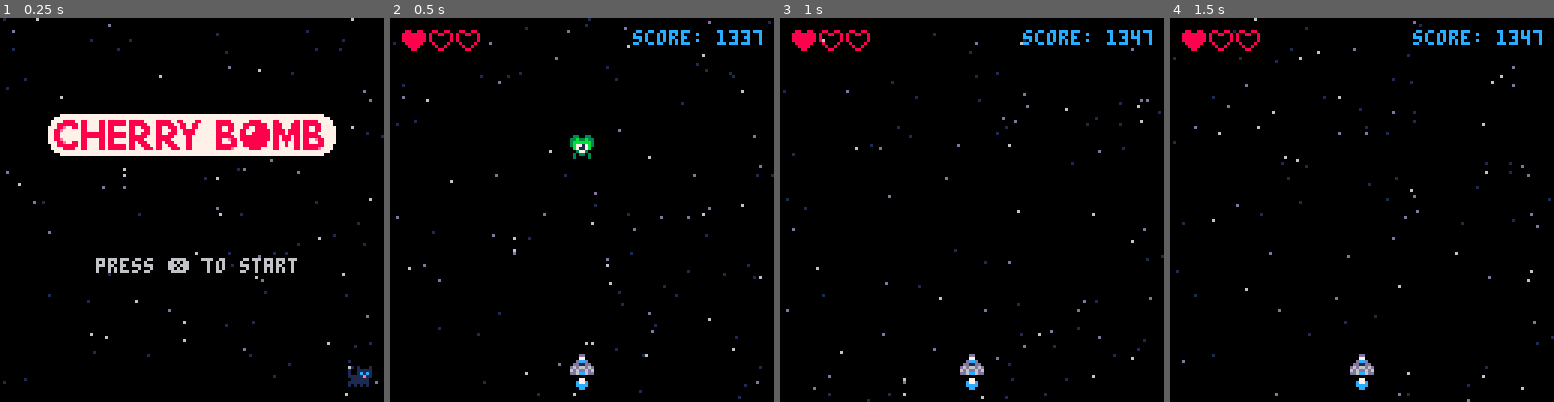
Above: before the commit, frames 1-4 (left to right).
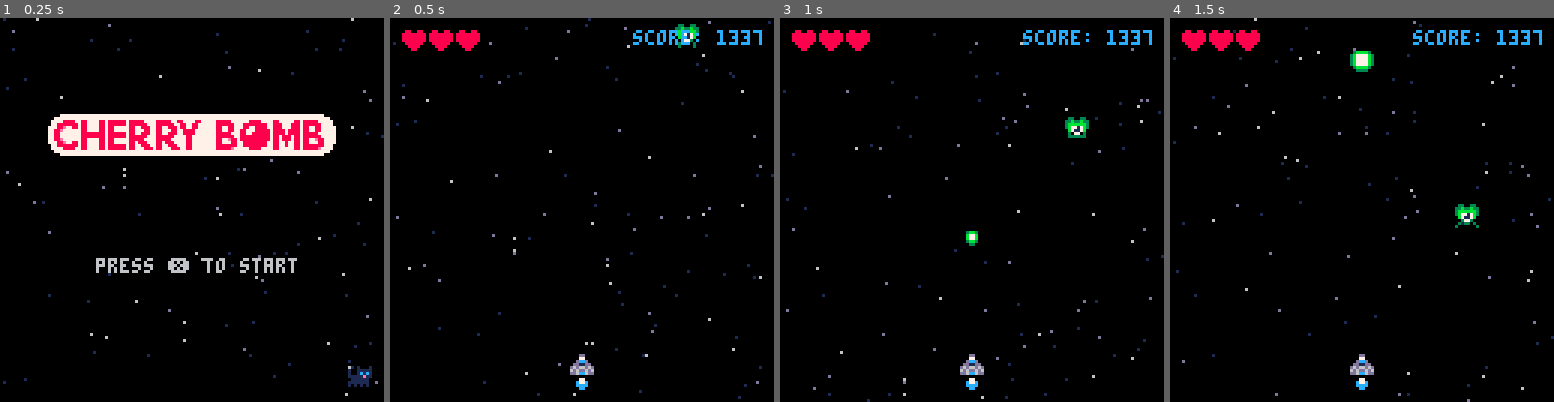
Above: after the commit, the same moments.

Repository: salty-max/cherry-bomb
Game: PICO-8 cartridge cherry.p8
The game is run twice, just before and just after one commit, with the same random seed, the same clock (stepped at 60 frames per second) and the same inputs.
Inputs:
- Up to frame 1 (0.25 s): no input
- Up to frame 2 (0.5 s): tap X (X key) at 0.33 s
- Up to frame 3 (1 s): tap O (Z key) at 0.7 s
- Up to frame 4 (1.5 s): tap X (X key) at 1.07 s

Frame 1 is identical in both runs. In frame 2, 0.7% of the frame differs, in the area x 10-81%, y 1-37%; in frame 3, 0.7%; in frame 4, 0.9%, in the area x 10-93%, y 3-55%.

Commit message:
feat: invulnerability state

Diff:
--- a/src/draw.lua
+++ b/src/draw.lua
@@ -12,8 +12,15 @@
     circfill(ship.x + 3, ship.y - 2, muzzle, 7)
   end
 
-  draw_spr(ship)
-  spr(ship_flm[flm_idx], ship.x, ship.y + 7)
+  if invul <= 0 then
+    draw_spr(ship)
+    spr(ship_flm[flm_idx], ship.x, ship.y + 7)
+  else
+    if sin(frm / 6) < 0 then
+      draw_spr(ship)
+      spr(ship_flm[flm_idx], ship.x, ship.y + 7)
+    end
+  end
 end
 
 function draw_mobs()
--- a/src/main.lua
+++ b/src/main.lua
@@ -6,9 +6,11 @@
   _drw = draw_menu
 
   debug = {}
+  frm = 0
 end
 
 function start_game()
+  frm = 0
   a_t = 0
 
   ship = {
@@ -27,17 +29,19 @@
   bul_spd = 2
 
   mobs= {}
-  make_mob(60, 30)
+  spawn_mob()
 
   score = 1337
-  lives = 1
+  lives = 3
   max_lives = 3
+  invul = 0
 
   _upd = update_game
   _drw = draw_game
 end
 
 function _update60()
+  frm += 1
   _upd()
 end
 
--- a/src/mobs.lua
+++ b/src/mobs.lua
@@ -6,3 +6,7 @@
     anm = {128, 129, 130, 131}
   })
 end
+
+function spawn_mob()
+  make_mob(rnd(120), -7)
+end
--- a/src/update.lua
+++ b/src/update.lua
@@ -30,12 +30,18 @@
 function update_ship()
   move_ship()
 
-  for m in all(mobs) do
-    if collide(m, ship) then
-      sfx(1)
-      lives -= 1
-      del(mobs, m)
+  if invul <= 0 then
+    for m in all(mobs) do
+      if collide(m, ship) then
+        sfx(1)
+        lives -= 1
+        invul = 60
+        sfx(1)
+        --del(mobs, m)
+      end
     end
+  else
+    invul -= 1
   end
 
   check_end()
@@ -57,6 +63,7 @@
 
     if m.y > 128 then
       del(mobs, m)
+      spawn_mob()
     end
 
     m.spr = 1 + flr((a_t / 12) % #m.anm)
